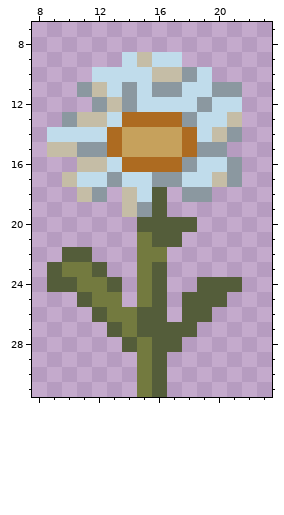
One commit to this pixel-art sprite: Medival_pack/textures/blocks/flower_oxeye_daisy.png. The first picture shows the starting point.
The file is 32x32 pixels. Colours within 5 levels of each other are drawn and written as one. Shown: x 8..23, y 7..31.
And afterwards:
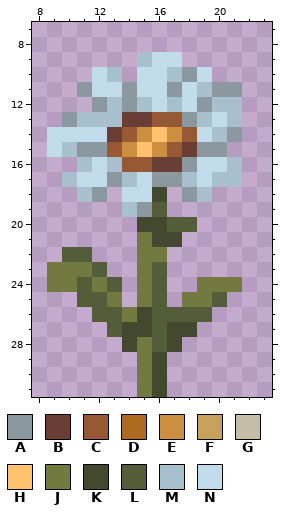
Palette (. is transparent): A #8b98a0  B #6a3e35  C #975934  D #ad6b21  E #cc8f3f  F #c6a15c  G #c5bda6  H #ffc370  J #737a3f  K #42492e  L #545d3a  M #a8c0cd  N #c0dceb
The author wrote: flowers changing the appearance
The edit:
y 9: x 14..15 NG -> .M
y 10: x 13..14 NN -> M.; x 16..17 GG -> NM
y 11: x 12 G -> N; x 16 A -> N; x 19 N -> M
y 12: x 13 G -> M; x 15 N -> M; x 17 N -> M; x 20..21 NN -> MM
y 13: x 11..17 GGNDDDD -> MMMBBCC; x 19 N -> M; x 21 G -> M
y 14: x 13..18 DFFFFD -> BCEHEC; x 20 G -> M
y 15: x 9..10 GG -> NM; x 13..18 DFFFFD -> CEHECB
y 16: x 11..17 GGNDDDD -> MNMCCBB; x 21 A -> M
y 17: x 10 G -> M; x 14 N -> M; x 18 N -> M; x 20..21 GA -> MM
y 18: x 11 G -> M; x 14 G -> N; x 16 L -> K; x 19 A -> M
y 19: x 14 G -> M
y 20: x 15..16 LL -> KK
y 21: x 16..17 LL -> KK
y 23: x 9 L -> J
y 24: x 9..11 LLJ -> JJL; x 19..21 LLL -> JJJ
y 25: x 12 J -> L; x 18..19 LL -> JJ
y 26: x 13 J -> L; x 15 L -> K; x 17 . -> L
y 27: x 14..15 JL -> KK; x 17..18 LL -> KK
y 28: x 14 L -> K; x 17 L -> K
y 29..31: x 16 L -> K
Where, in picture pixels (left, top, right, bottom), the same in both pictures:
changed: (47, 52, 242, 397)
